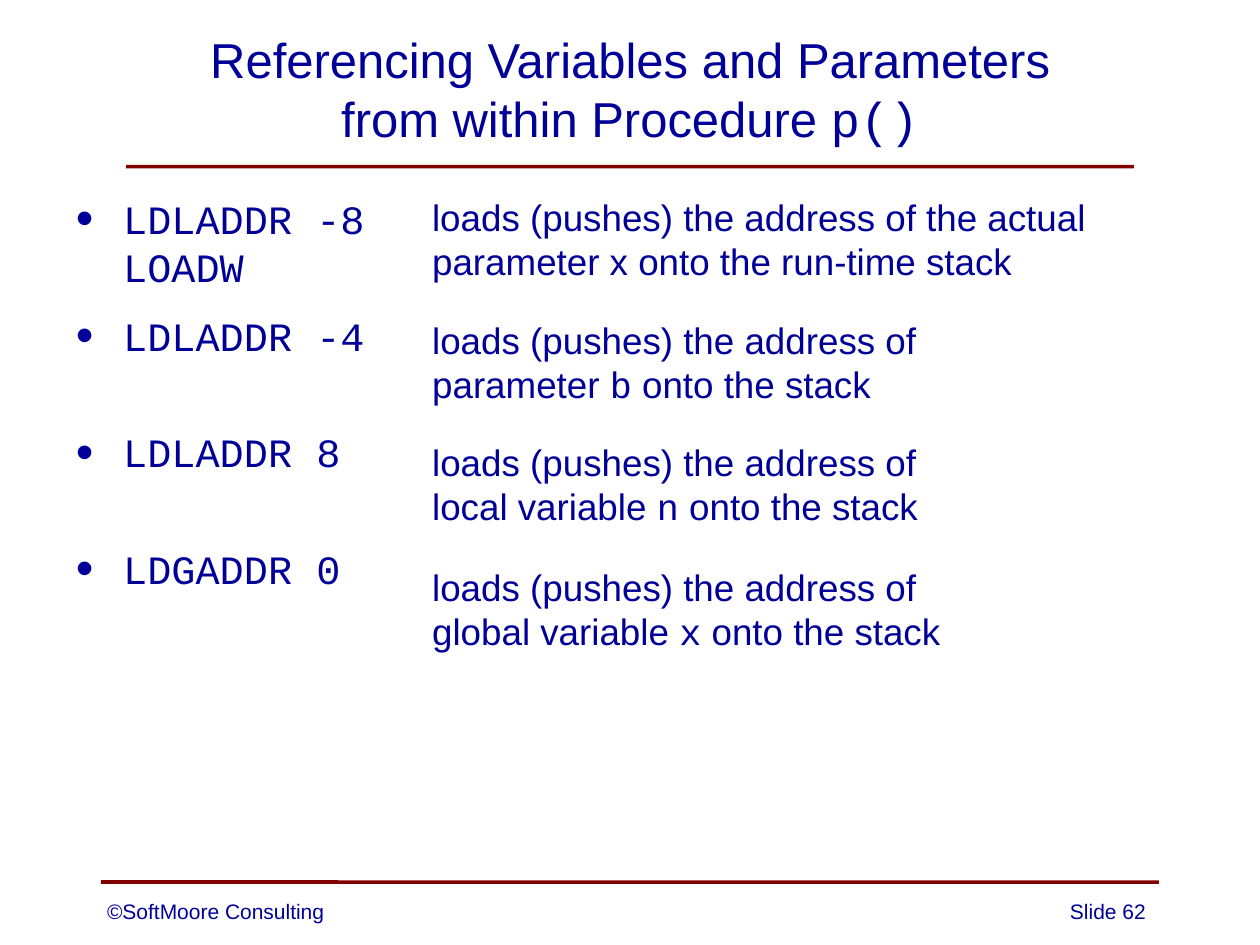
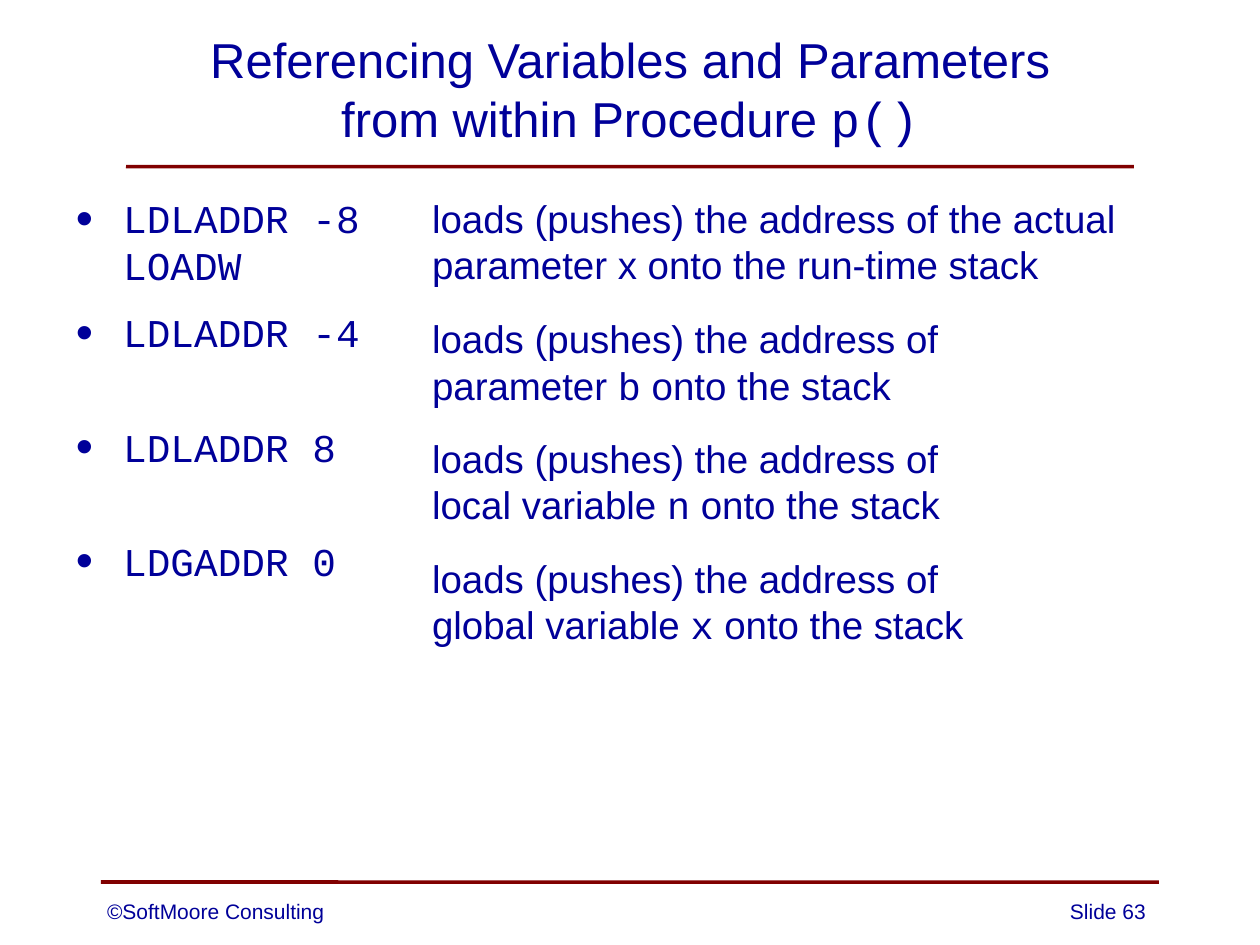
Before and after one commit to SoftMoore/CPRL-Java-3rd, a slide deck: slide 63 of PowerPoints/13 - Subprograms.pptx (slide 62 before the commit). Drawn at 1260x945 pixels with LibreOffice and Linux fonts; fonts in the diff are those of the drawing. Boxes give left, top, right and bottom in pixels: in the first picture for what was removed or moved away, otherwise in the second. Text is boxed around its words. In the diff, an @@ line names an element or a change of style, - is before the commit and + after.

Commit message:
added new slide on the relative address of a function

```diff
--- a/PowerPoints/13 - Subprograms.pptx
+++ b/PowerPoints/13 - Subprograms.pptx
@@ text "LDLADDR -8 LOADW" at (x1=123, y1=206, x2=359, y2=577): size 23 to 22.5 pt @@
@@ size 21 to 22 pt in 4 elements at (x1=432, y1=325, x2=938, y2=407), (x1=432, y1=205, x2=1116, y2=287), (x1=432, y1=445, x2=940, y2=520), (x1=432, y1=565, x2=964, y2=647) @@
@@ text "loads (pushes) the address of" moved from (x1=432, y1=574, x2=941, y2=652) to (x1=432, y1=565, x2=964, y2=647) @@
@@ page number at (x1=1070, y1=903, x2=1145, y2=920): text changed @@
-Slide 62
+Slide 63
```
Also in this commit, not shown: 8 other slides changed, 1 slide added.
